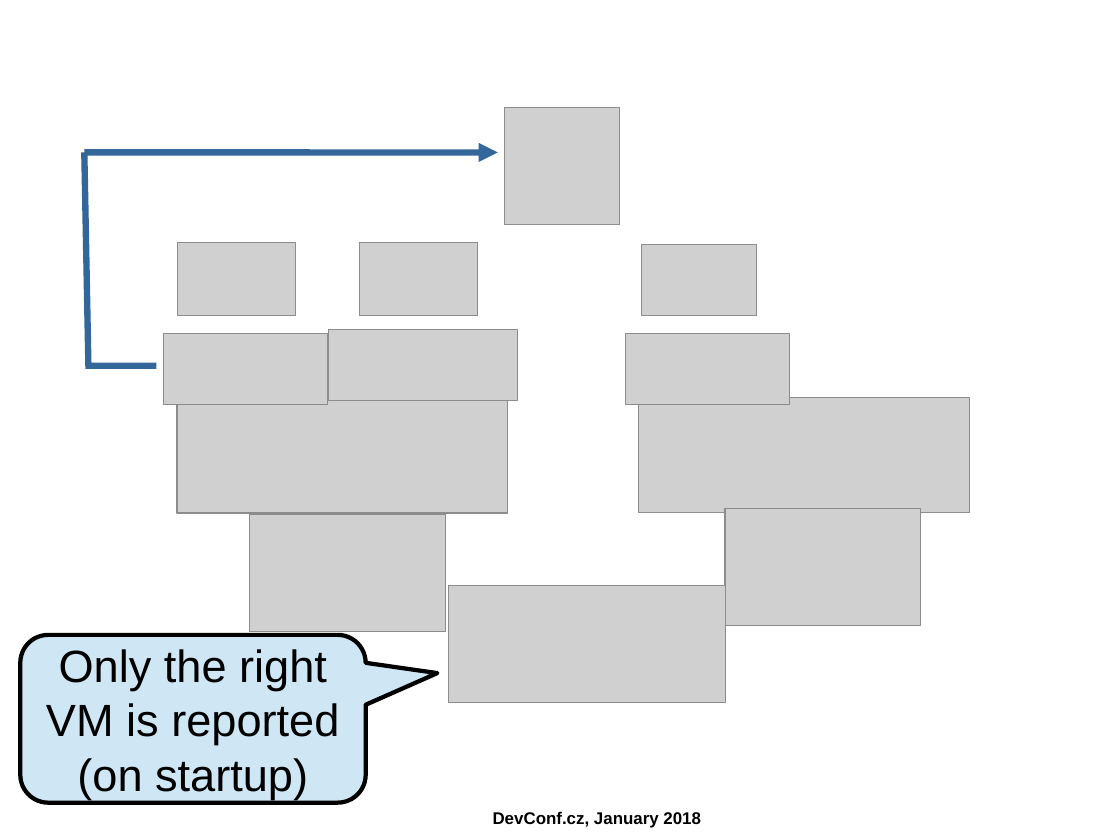
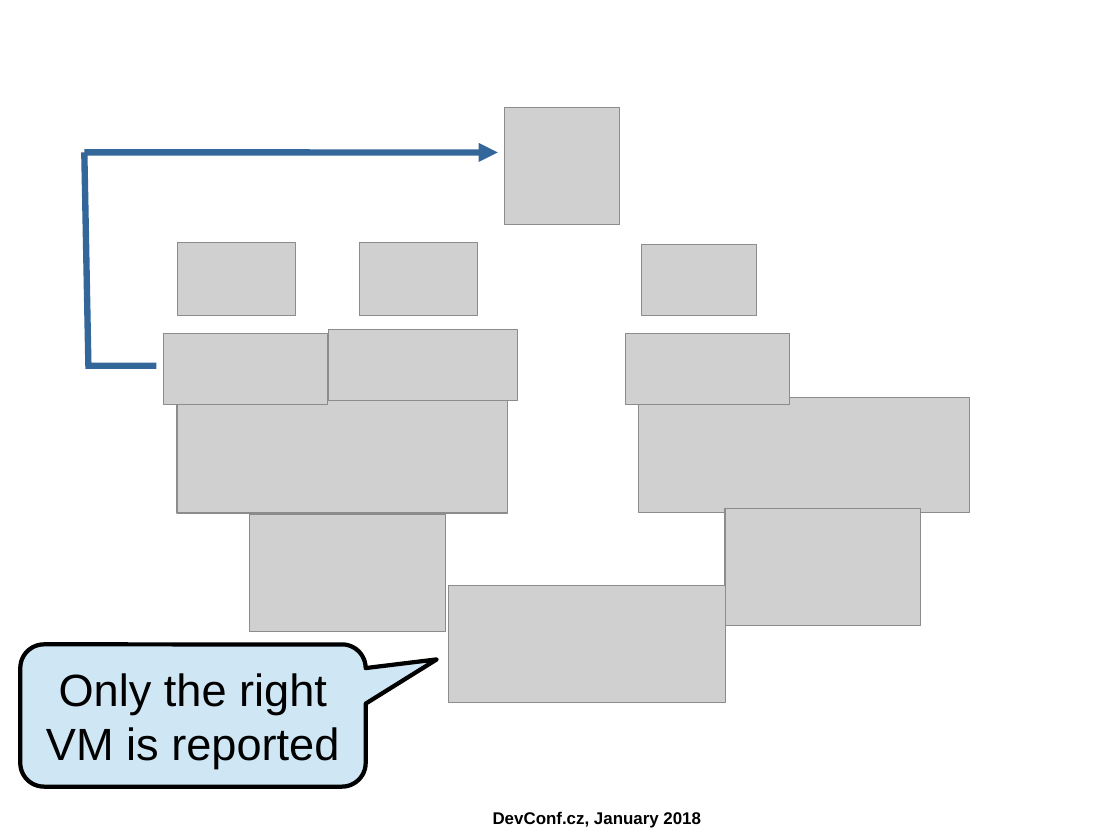
Before and after one commit to ahadas/ahadas.github.io, a slide deck: slide 27 of slides/high_availability_with_no_split_brains.odp. Drawn at 1120x840 pixels with LibreOffice and Linux fonts; fonts in the diff are those of the drawing; grey boxes stand for pictures; background and template pictures are left out. Boxes give left, top, right and bottom in pixels: in the first picture for what was removed or moved away, otherwise in the second. Text is boxed around its words. In the diff, an @@ line names an element or a change of style, - is before the commit and + after.

```diff
--- a/slides/high_availability_with_no_split_brains.odp
+++ b/slides/high_availability_with_no_split_brains.odp
@@ rounded speech box "Only the right": place and size @@
-rounded speech box "Only the right" at bbox=[20, 635, 366, 803]
+rounded speech box "Only the right" at bbox=[20, 644, 366, 787]
@@ rounded speech box "Only the right" at bbox=[20, 644, 366, 787]: proportions changed @@
@@ text in rounded speech box at bbox=[77, 758, 308, 799]: paragraph removed @@
-(on startup)
```
Also in this commit, not shown: 5 other slides changed, 1 other file.
